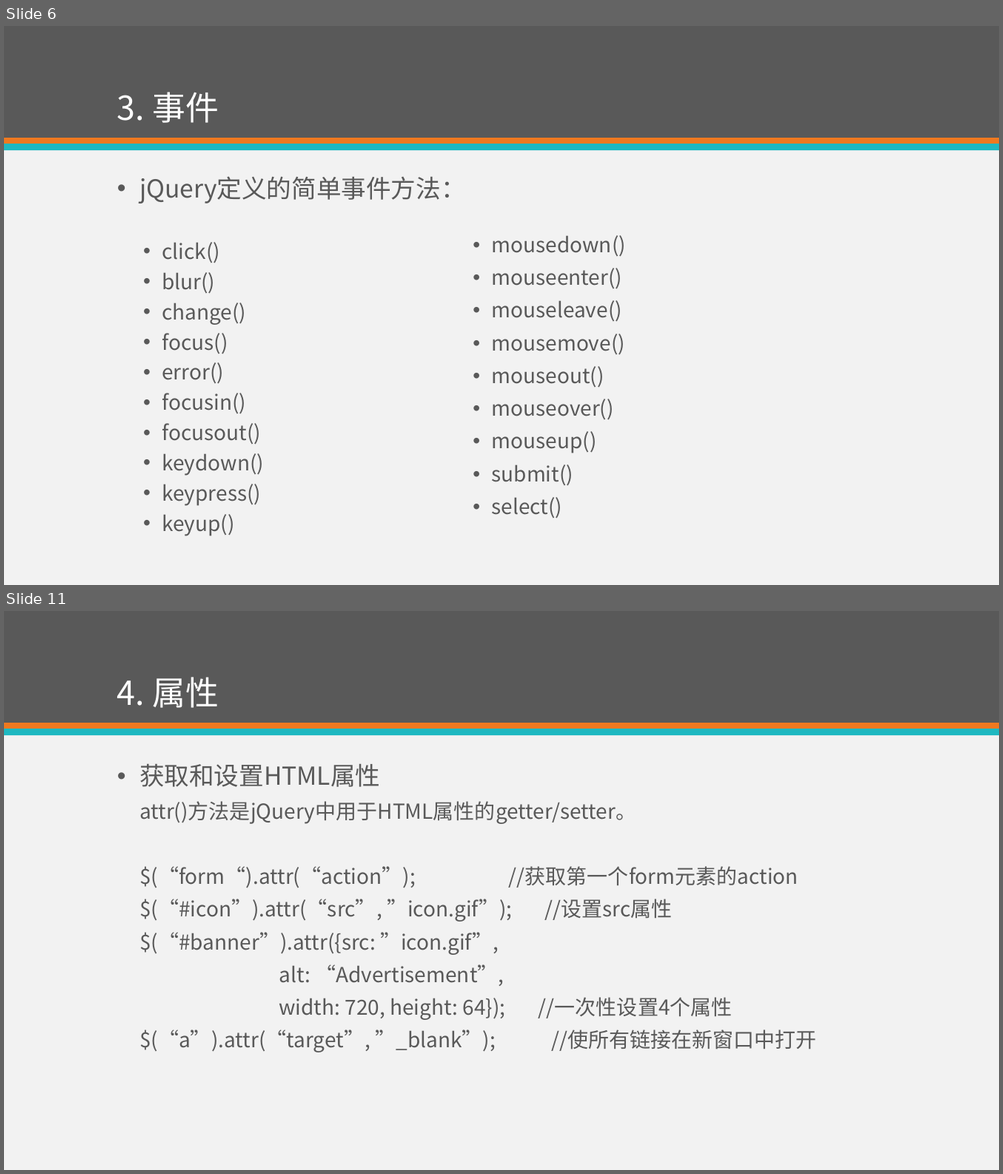
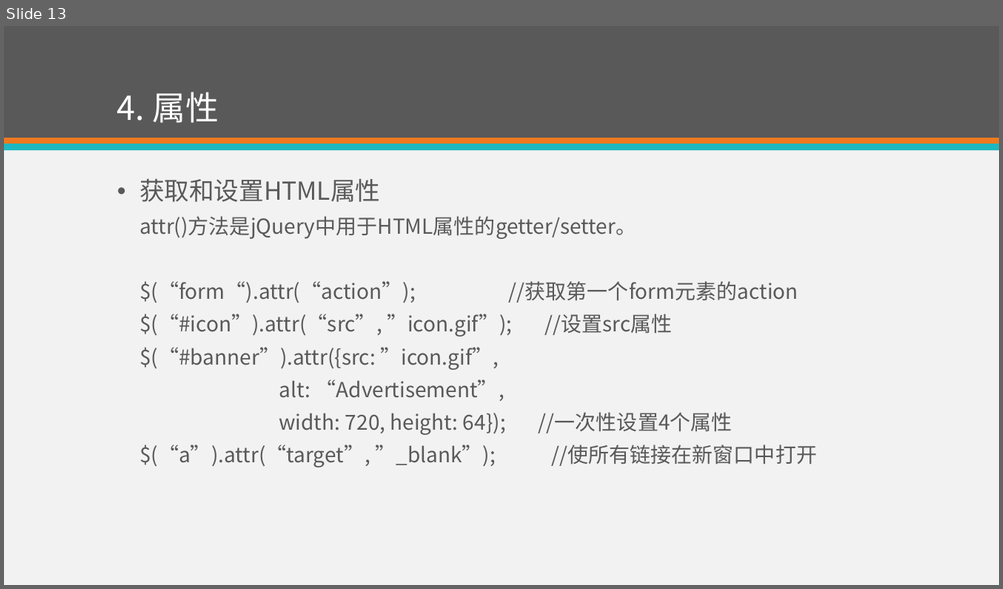
Before and after one commit to eventao/courseware, a slide deck: ppt/http.pptx. Shown one above the other, each under a label of ours: slides 6 and 11 before the commit, slide 13 after it; the slides between them are not shown. The pictures are 1003x1174 and 1003x589 pixels, drawn with LibreOffice and Linux fonts; fonts in the diff are those of the drawing. Boxes give left, top, right and bottom in pixels: in the first picture for what was removed or moved away, otherwise in the second. Text is boxed around its words. In the diff, an @@ line names an element or a change of style, - is before the commit and + after.

```diff
--- a/ppt/http.pptx
+++ b/ppt/http.pptx
@@ slide 6 removed at box(4, 26, 999, 585), background #F2F2F2; not listed: 3 template elements that a slide beside it also shows @@
@@ title removed at box(117, 92, 219, 123) @@
-3. 事件
@@ text removed at box(139, 176, 466, 537) @@
-• jQuery定义的简单事件方法：
-  • click()
-  • blur()
-  • change()
-  • focus()
-  • error()
-  • focusin()
-  • focusout()
-  • keydown()
-  • keypress()
-  • keyup()
@@ text removed at box(492, 235, 626, 519) @@
-  • mousedown()
-  • mouseenter()
-  • mouseleave()
-  • mousemove()
-  • mouseout()
-  • mouseover()
-  • mouseup()
-  • submit()
-  • select()
@@ what was slide 11 is now slide 13 @@
```
Also in this commit, not shown: 3 slides changed, 9 slides added, 6 other slides removed.
